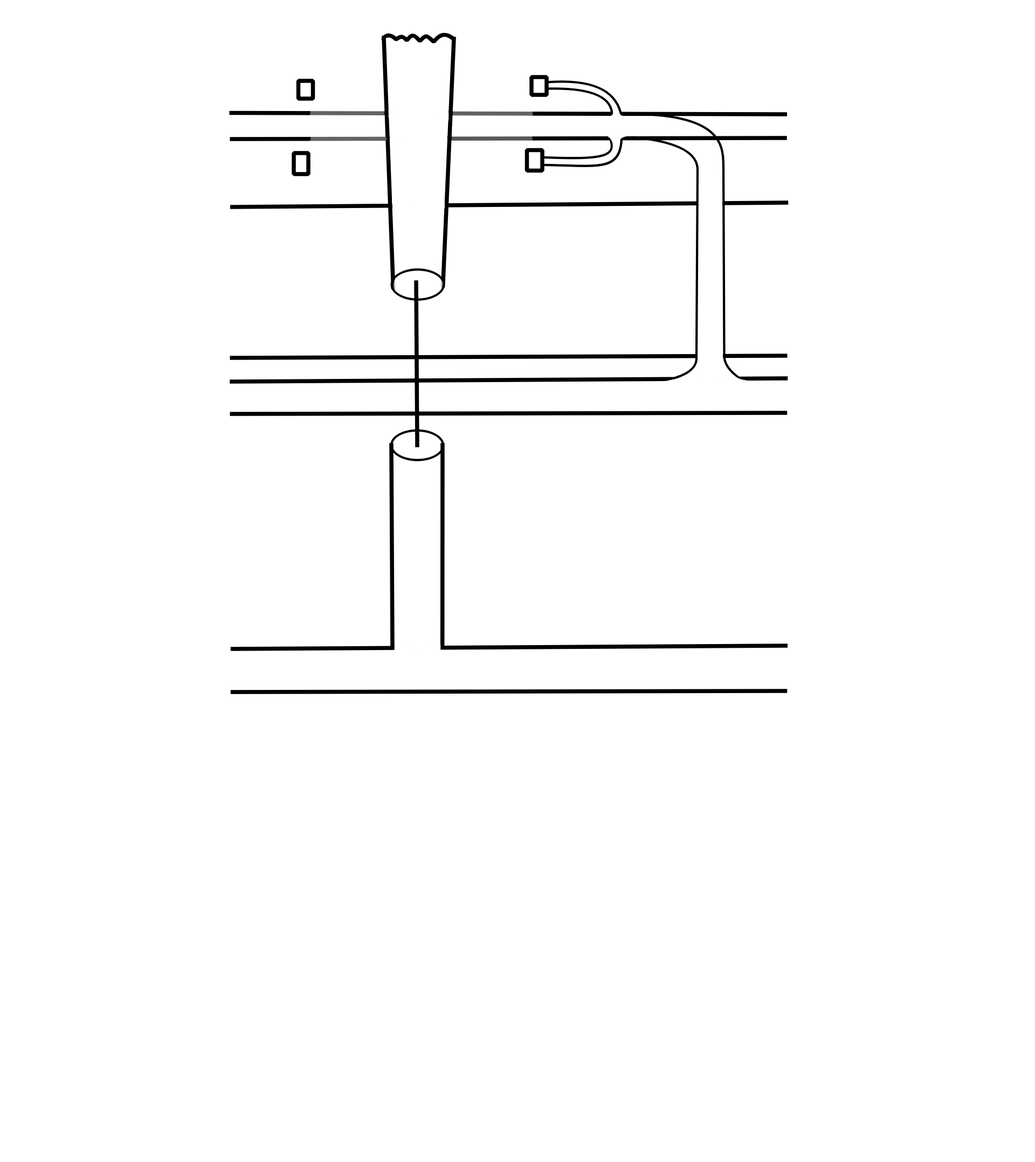
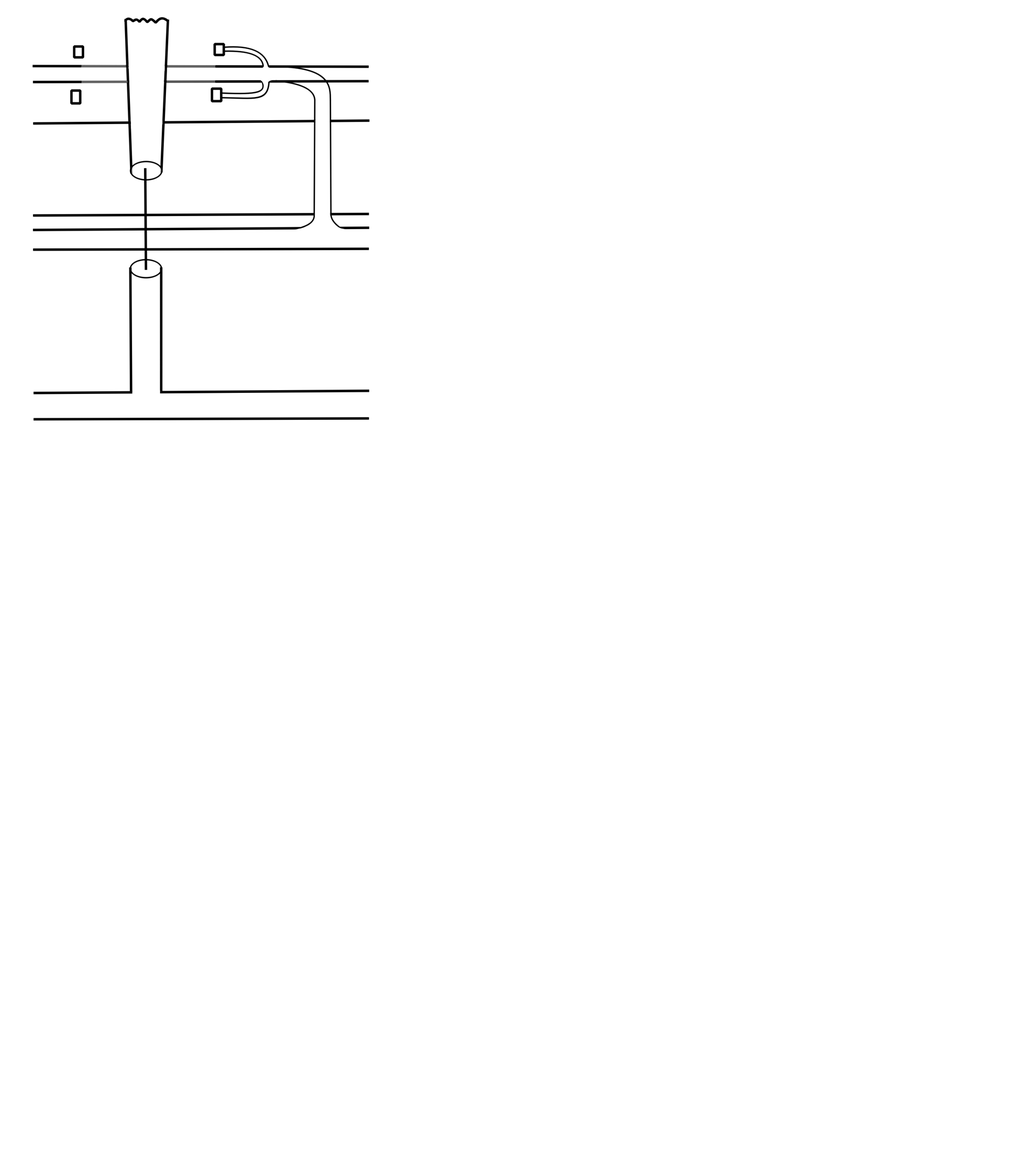
Before/after of a 1035x1162 layered artwork. What changed in the layer stack:
pixels changed over (32, 16, 789, 695) (layer not identified)
